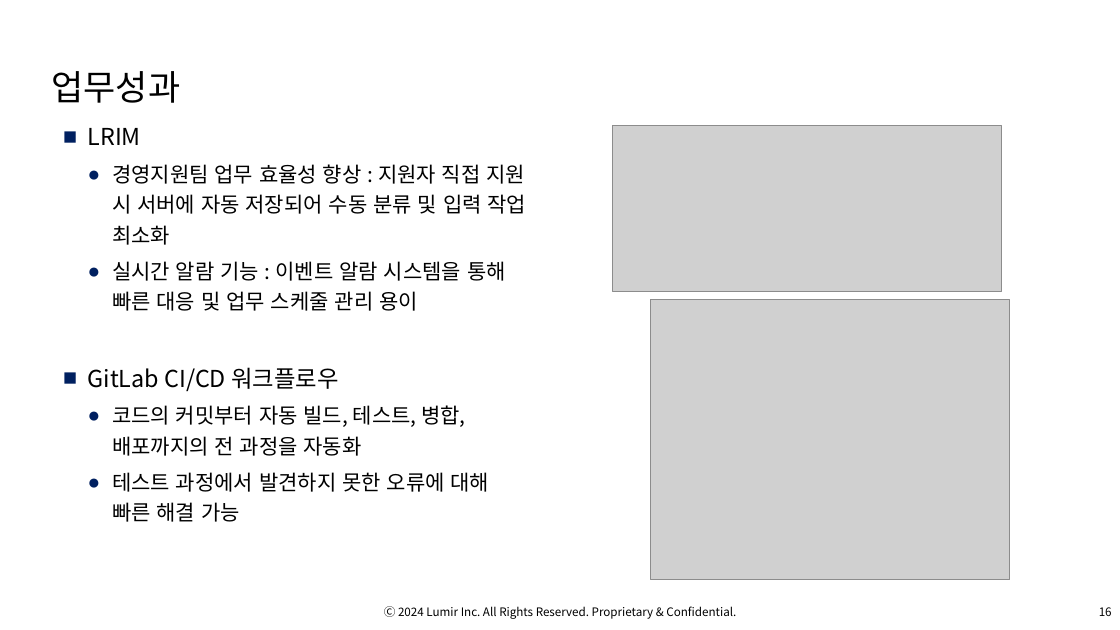
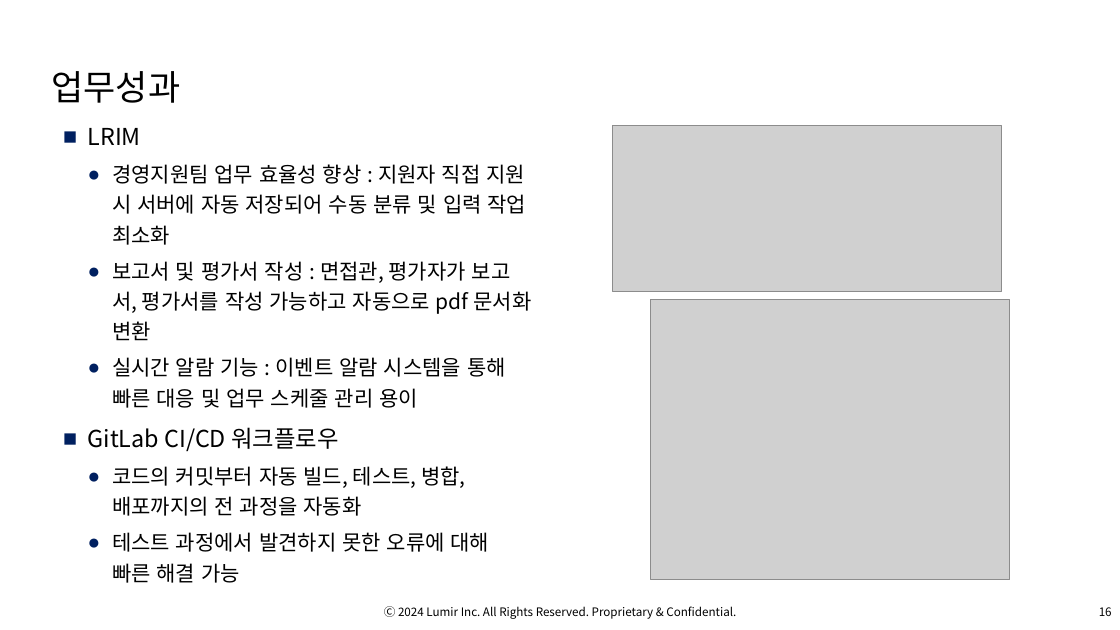
Before and after one commit to OsterRepository/OsterRepository, a slide deck: slide 17 of 기술 7부 김민수 성과 발표.pptx. Drawn at 1120x630 pixels with LibreOffice and Linux fonts; fonts in the diff are those of the drawing; grey boxes stand for pictures; background and template pictures are left out. Boxes give left, top, right and bottom in pixels: in the first picture for what was removed or moved away, otherwise in the second. Text is boxed around its words. In the diff, an @@ line names an element or a change of style, - is before the commit and + after.

```diff
--- a/기술 7부 김민수 성과 발표.pptx
+++ b/기술 7부 김민수 성과 발표.pptx
@@ text at box(112, 261, 532, 341): paragraph added @@
+  ● 보고서 및 평가서 작성 : 면접관, 평가자가 보고서, 평가서를 작성 가능하고 자동으로 pdf 문서화 변환
```
Also in this commit, not shown: 2 other slides changed, 1 other file.
